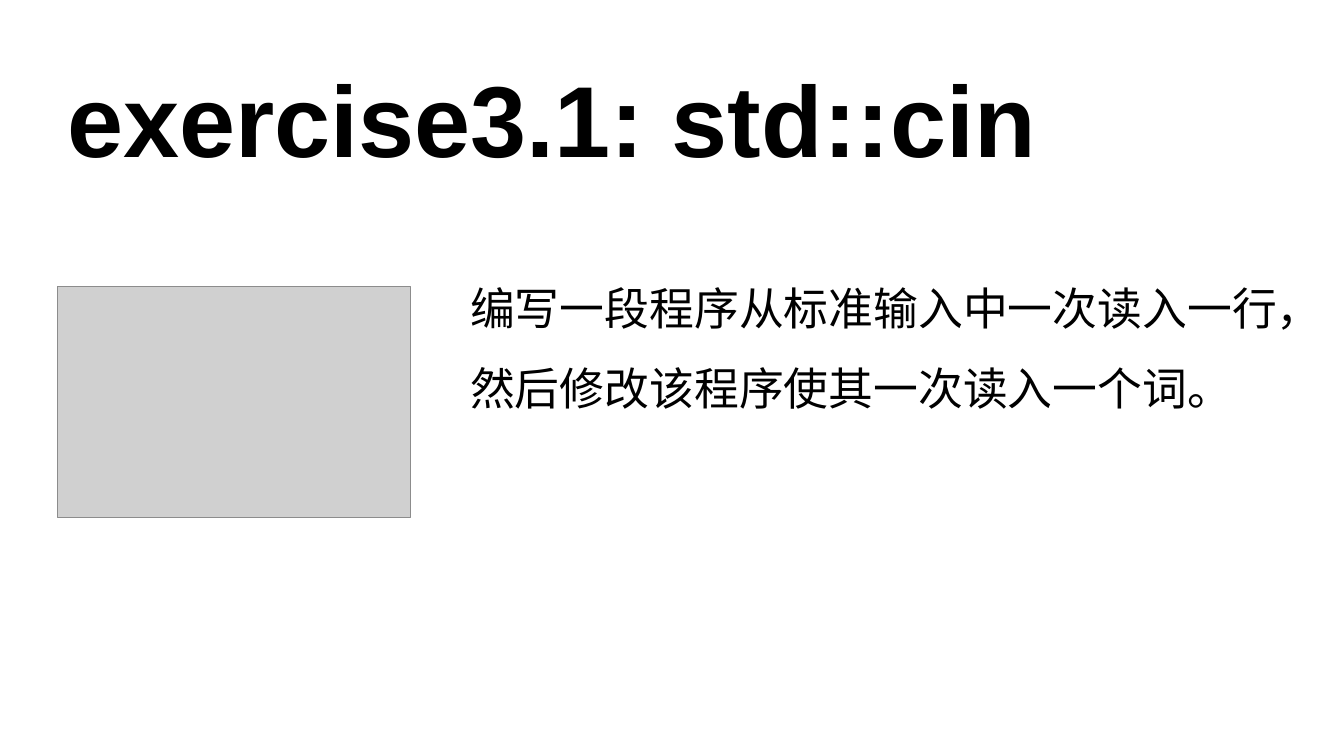
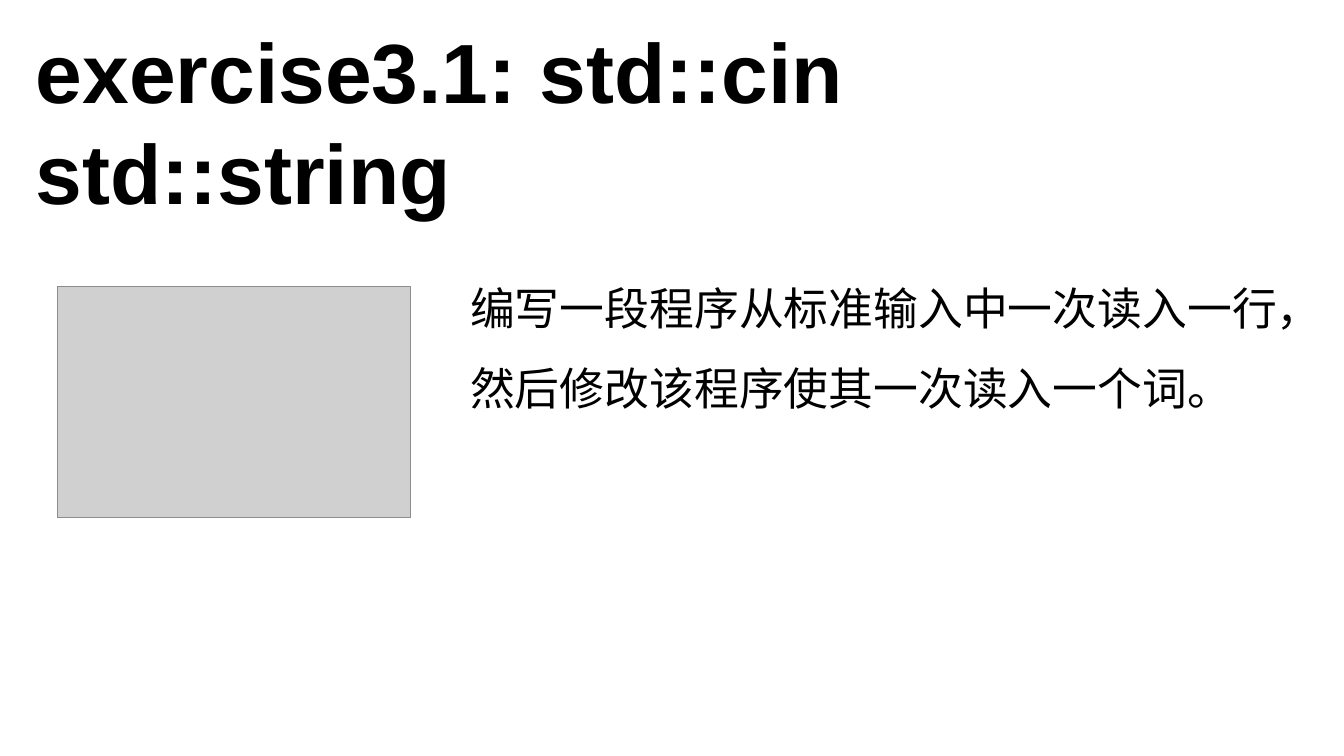
Before and after one commit to 3417725275/CPP_Study, a slide deck: slide 17 of C++课件.pptx. Drawn at 1344x756 pixels with LibreOffice and Linux fonts; fonts in the diff are those of the drawing; grey boxes stand for pictures. Boxes give left, top, right and bottom in pixels: in the first picture for what was removed or moved away, otherwise in the second. Text is boxed around its words. In the diff, an @@ line names an element or a change of style, - is before the commit and + after.

```diff
--- a/C++课件.pptx
+++ b/C++课件.pptx
@@ text at box(36, 42, 843, 220): text changed; size 72 to 60 pt @@
-exercise3.1: std::cin
+exercise3.1: std::cin std::string
```
Also in this commit, not shown: 5 other slides changed, 3 slides added, 11 slides removed, 1 other file.
